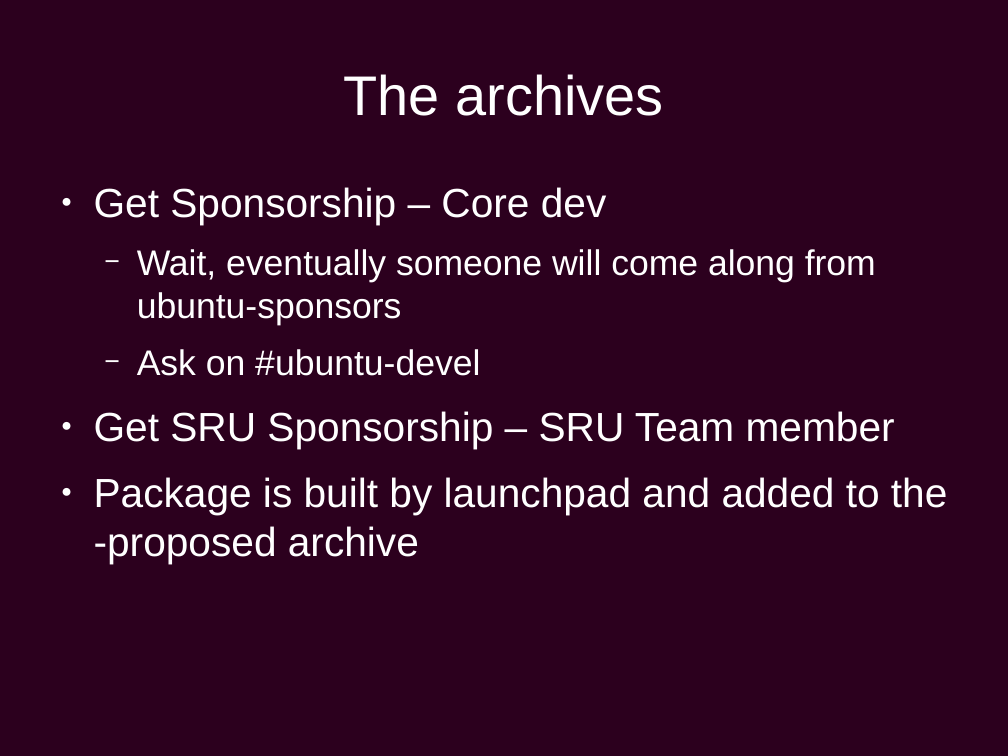
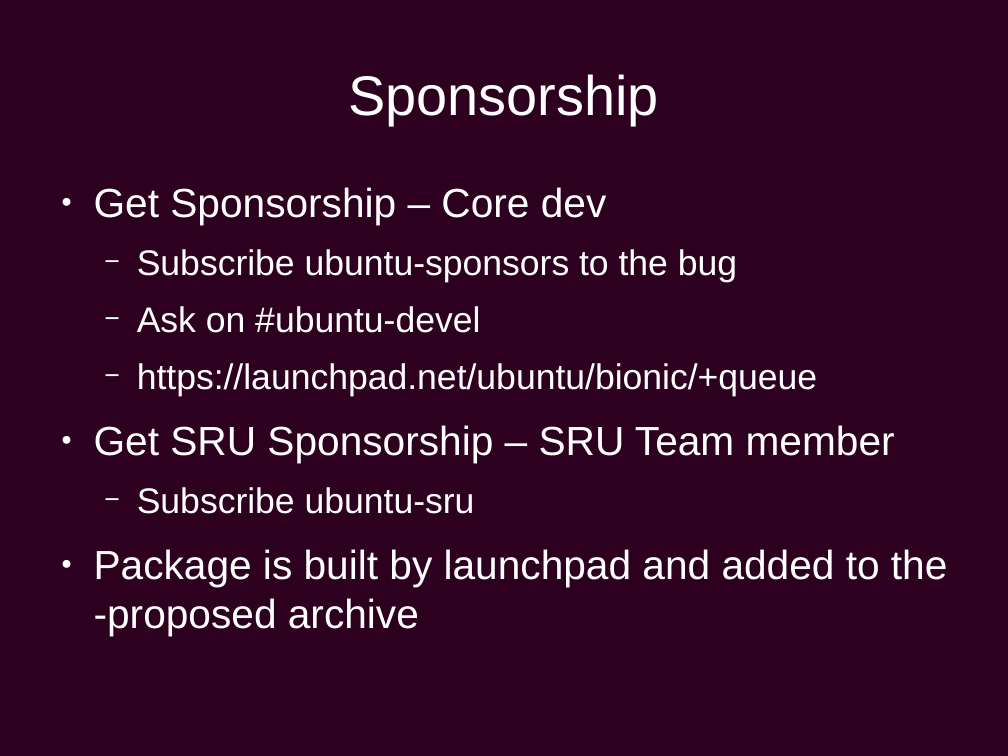
Before and after one commit to chiluk/presentations, a slide deck: slide 29 of Ubuntu Development.odp (slide 24 before the commit). Drawn at 1008x756 pixels with LibreOffice and Linux fonts; fonts in the diff are those of the drawing; background and template pictures are left out. Boxes give left, top, right and bottom in pixels: in the first picture for what was removed or moved away, otherwise in the second. Text is boxed around its words. In the diff, an @@ line names an element or a change of style, - is before the commit and + after.

```diff
--- a/Ubuntu Development.odp
+++ b/Ubuntu Development.odp
@@ title at (348,74,659,125): text changed @@
-The archives
+Sponsorship
@@ text at (137,249,737,282): text changed @@
-  − Wait, eventually someone will come along from ubuntu-sponsors
+  − Subscribe ubuntu-sponsors to the bug
@@ text at (137,363,817,397): paragraph added @@
+  − https://launchpad.net/ubuntu/bionic/+queue
@@ text at (137,487,475,514): paragraph added @@
+  − Subscribe ubuntu-sru
```
Also in this commit, not shown: 23 other slides changed, 5 slides added.
